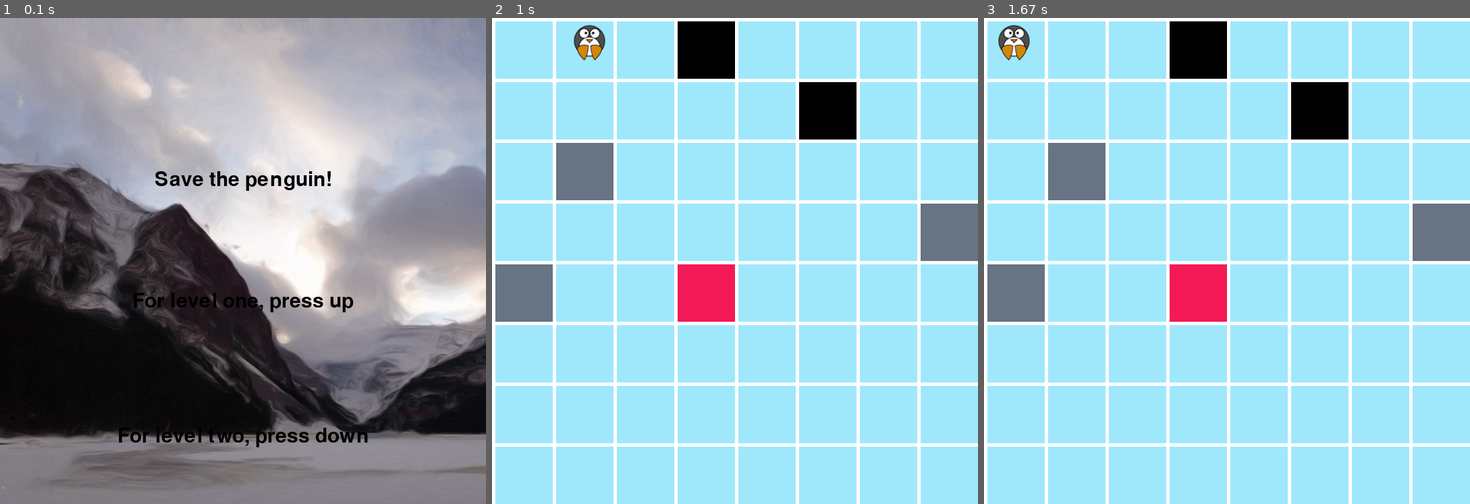
Above: before the commit, frames 1-3 (left to right).
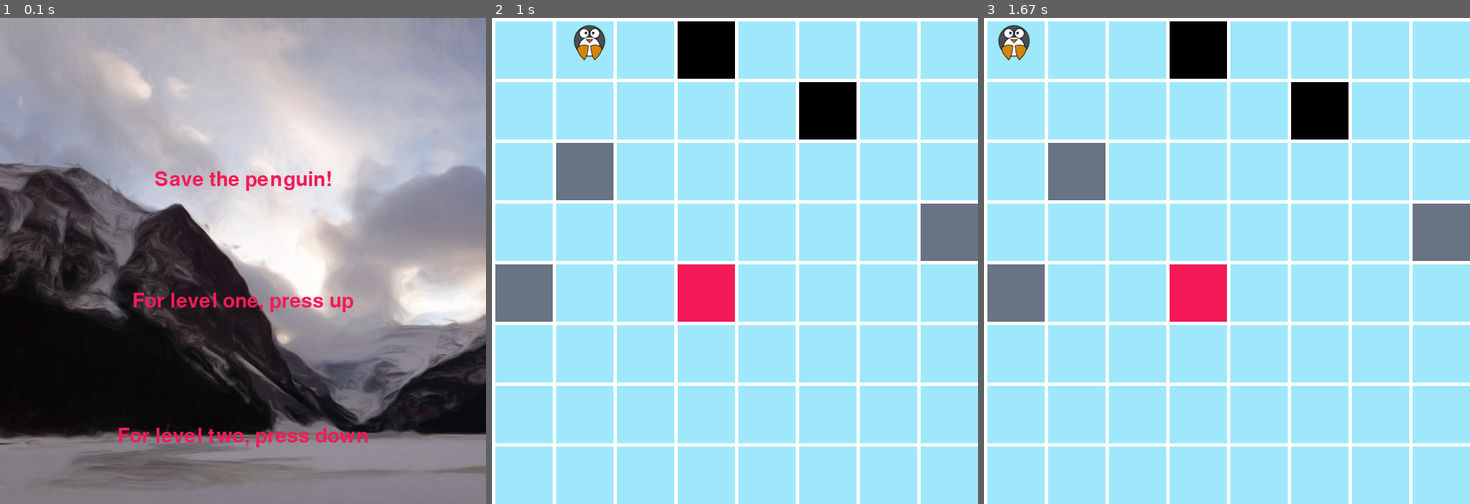
Above: after the commit, the same moments.

Repository: hannah-rackley/my_pygame
Game: pygame game, started from main.py
Same seed, same stepped clock (60 frames per second), same inputs: the game is played once before the commit and once after it.
Inputs:
- Up to frame 1 (0.1 s): no input
- Up to frame 2 (1 s): hold Up 0.33-0.8 s; hold Right from 0.83 s (still down)
- Up to frame 3 (1.67 s): release Right at 1.3 s

The runs differ from the first frame. In frame 1, 1.8% of the frame differs, in the area x 24-76%, y 31-89%; in frame 2, nothing differs; in frame 3, nothing differs.

Commit message:
Add two levels and options to choose them

Diff:
--- a/main.py
+++ b/main.py
@@ -171,7 +171,7 @@
     return rock_list
 
 def make_text(text, font):
-    textSurface = font.render(text, True, BLACK)
+    textSurface = font.render(text, True, WINNER)
     return textSurface, textSurface.get_rect()
 
 def display_medium_text(text):
@@ -189,6 +189,14 @@
     screen.blit(TextSurf, TextRect)
 
     pygame.display.update()
+
+def get_level_input(pressed):
+    if pressed[pygame.K_UP]:
+        level_choice = 0
+        return level_choice
+    elif pressed[pygame.K_DOWN]:
+        level_choice = 1
+        return level_choice
 
 win_message = "You won! Press any key to start over!"
 start_message = 'Save the penguin!'
@@ -262,7 +270,12 @@
             if event.type == pygame.QUIT:
                 exit()
             elif event.type == pygame.KEYDOWN:
-                start_game = True
+                pressed = pygame.key.get_pressed()
+                if pressed[pygame.K_UP] or pressed[pygame.K_DOWN]:
+                    start_game = True
+                else:
+                    pressed = pygame.key.get_pressed()
+
 
         screen.blit(background_image, [0, 0])
         display_medium_text(message)
@@ -276,12 +289,21 @@
 
 #Create the game loop.
 def game_loop():
-    # if level == 0:
-    hole_list = easy_level.get_hole_list()
-    rock_list = easy_level.get_rock_list()
-    winner_list = easy_level.get_winner_list()
-    for player in winner_list:
-        winner = player
+    pressed = pygame.key.get_pressed()
+    level = get_level_input(pressed)
+    if level == 0:
+        hole_list = easy_level.get_hole_list()
+        rock_list = easy_level.get_rock_list()
+        winner_list = easy_level.get_winner_list()
+        for player in winner_list:
+            winner = player
+    elif level == 1:
+        hole_list = hard_level.get_hole_list()
+        rock_list = hard_level.get_rock_list()
+        winner_list = hard_level.get_winner_list()
+        for player in winner_list:
+            winner = player
+
     player_list = create_player()
     for person in player_list:
         player = person
